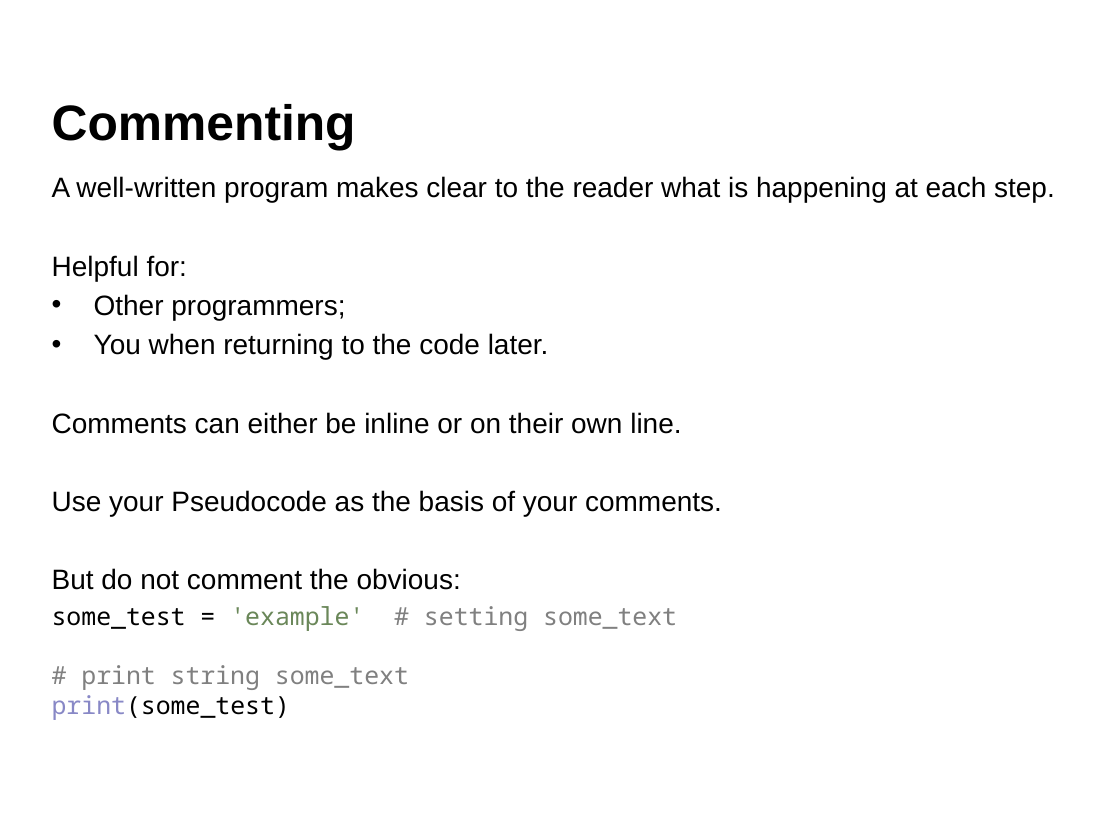
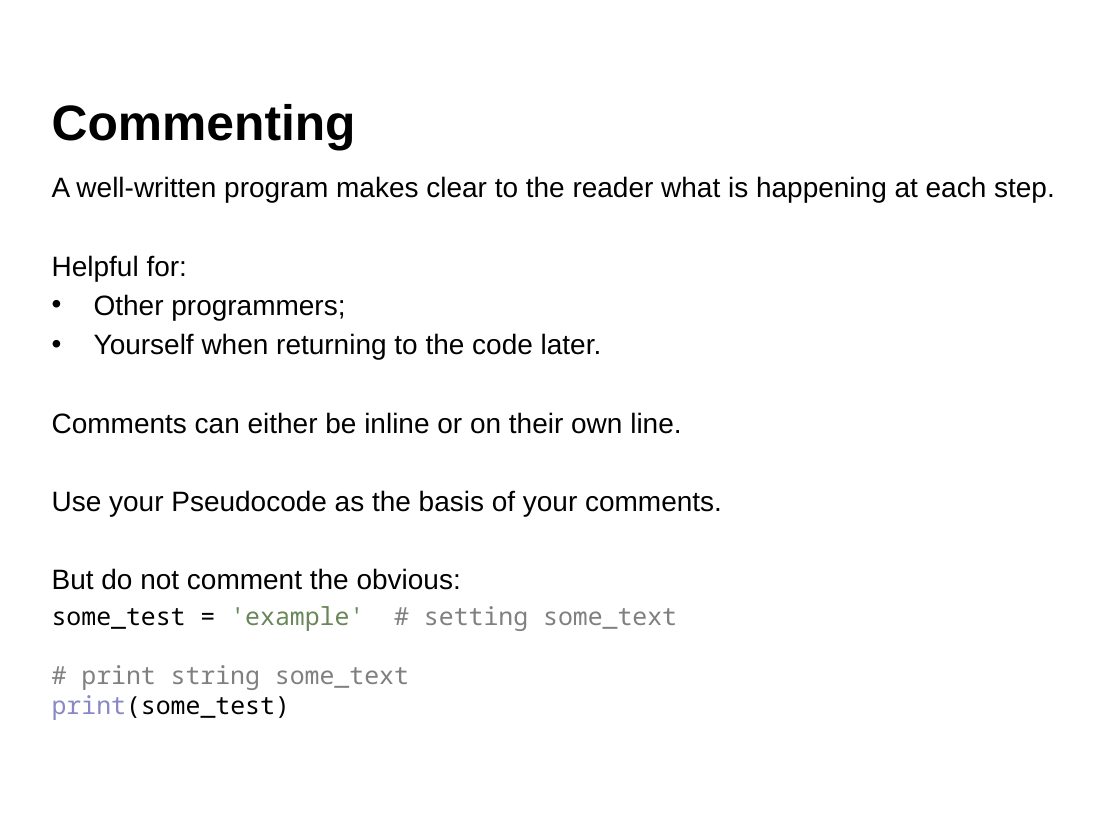
Before and after one commit to aldolipani/CEGE0096, a slide deck: slide 19 of 05 - Week/5 - Geometry with Python.pptx. Drawn at 1120x840 pixels with LibreOffice and Linux fonts; fonts in the diff are those of the drawing; background and template pictures are left out. Boxes give left, top, right and bottom in pixels: in the first picture for what was removed or moved away, otherwise in the second. Text is boxed around its words. In the diff, an @@ line names an element or a change of style, - is before the commit and + after.

```diff
--- a/05 - Week/5 - Geometry with Python.pptx
+++ b/05 - Week/5 - Geometry with Python.pptx
@@ text at (94, 333, 602, 359): text changed @@
-• You when returning to the code later.
+• Yourself when returning to the code later.
```
Also in this commit, not shown: 13 other slides changed, 6 slides added.
